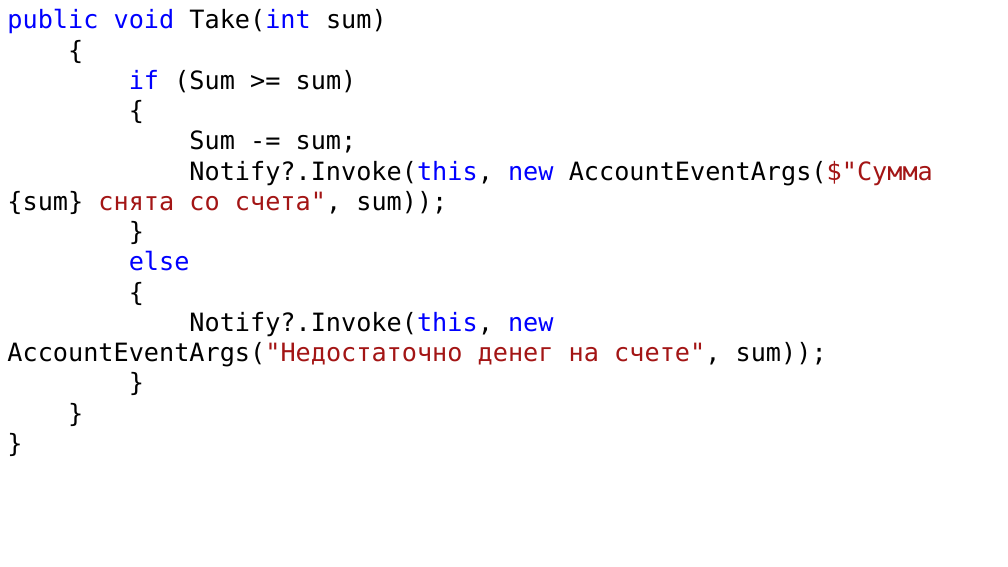
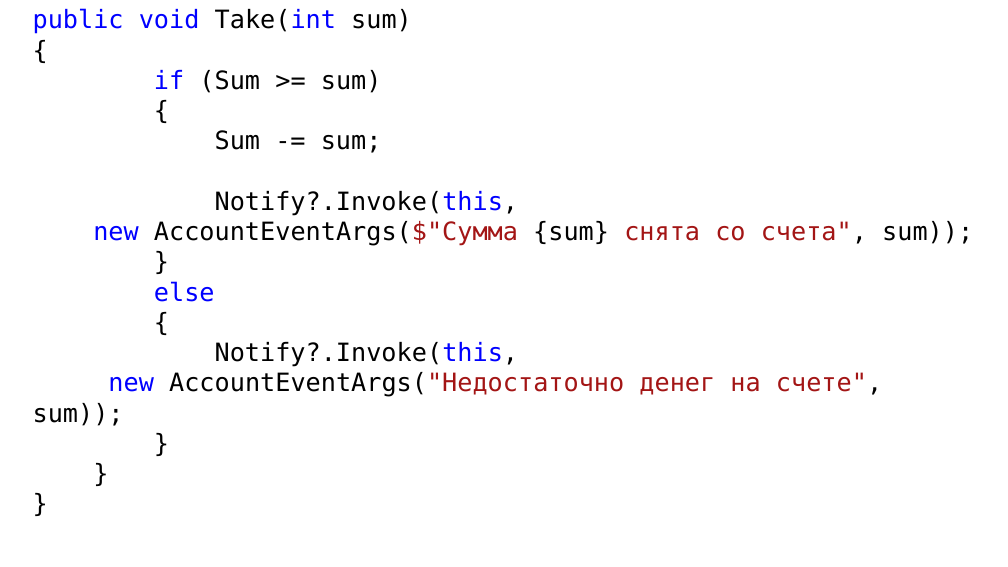
Before and after one commit to DaniilKlyukin/ITiP-2, a slide deck: slide 90 of Лекции/ИТиП 2 лек 4.pptx (slide 71 before the commit). Drawn at 1008x567 pixels with LibreOffice and Linux fonts; fonts in the diff are those of the drawing. Boxes give left, top, right and bottom in pixels: in the first picture for what was removed or moved away, otherwise in the second. Text is boxed around its words. In the diff, an @@ line names an element or a change of style, - is before the commit and + after.

```diff
--- a/Лекции/ИТиП 2 лек 4.pptx
+++ b/Лекции/ИТиП 2 лек 4.pptx
@@ text "public void Take(int sum)": place and size @@
-text "public void Take(int sum)" at [7, 8, 933, 367]
+text "public void Take(int sum)" at [33, 8, 973, 426]
@@ text at [93, 191, 973, 246]: text changed @@
-Notify?.Invoke(this, new AccountEventArgs($"Сумма {sum} снята со счета", sum));
+Notify?.Invoke(this,
+new AccountEventArgs($"Сумма {sum} снята со счета", sum));
@@ text at [33, 342, 882, 426]: text changed @@
-Notify?.Invoke(this, new AccountEventArgs("Недостаточно денег на счете", sum));
+Notify?.Invoke(this,
+new AccountEventArgs("Недостаточно денег на счете", sum));
```
Also in this commit, not shown: 47 other slides changed, 20 slides added, 1 slide removed.
